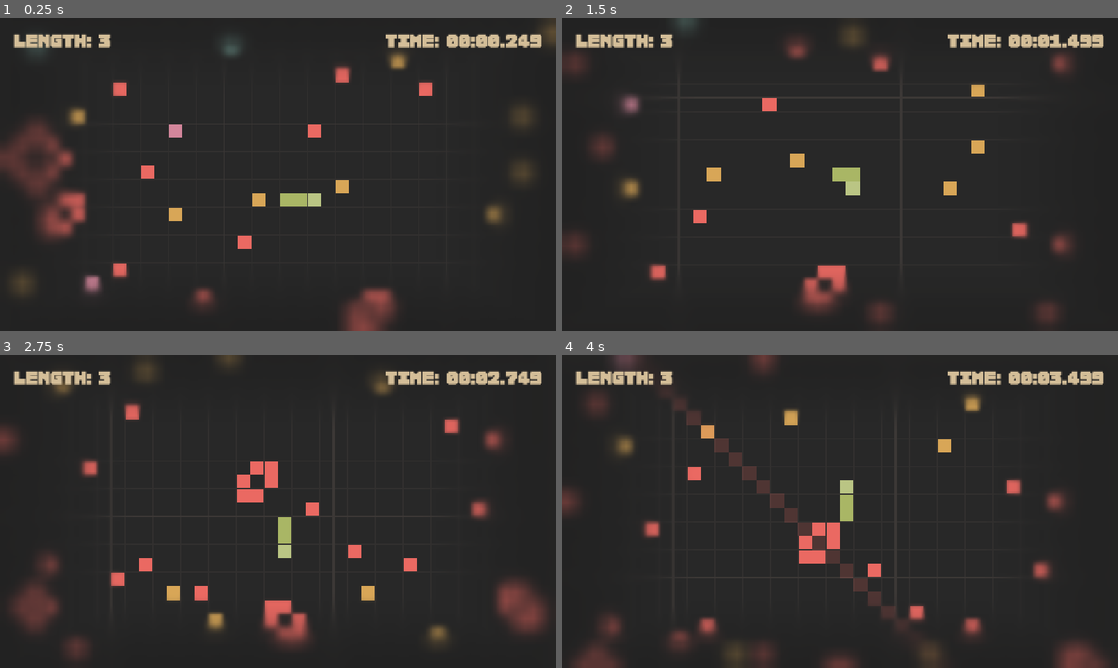
Above: before the commit, frames 1-4 (two rows, left to right).
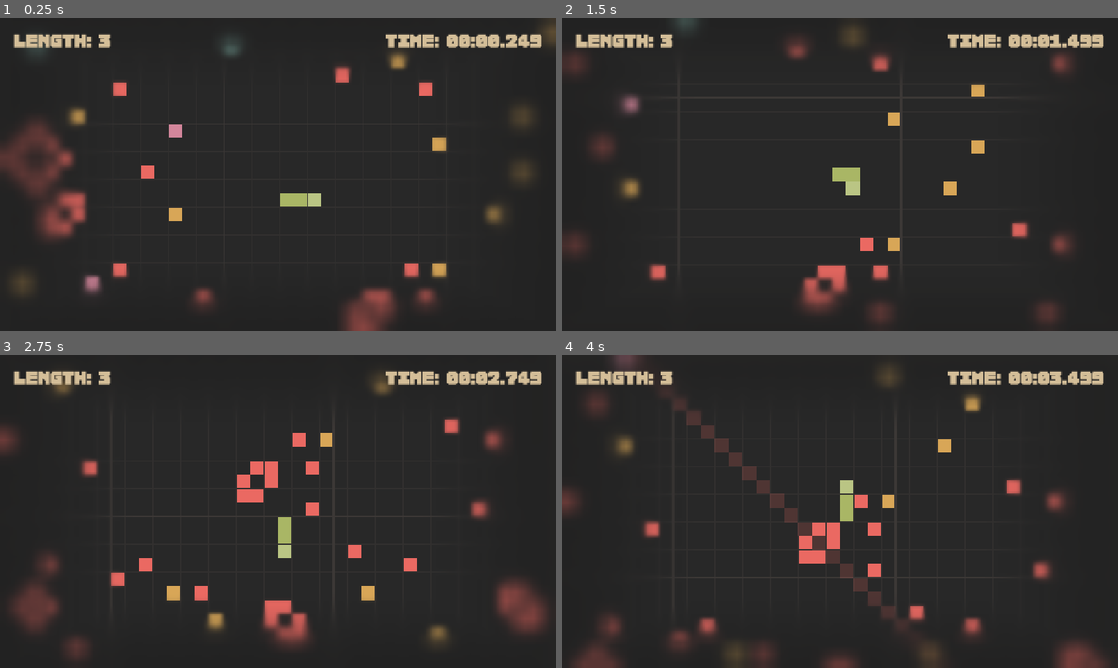
Above: after the commit, the same moments.

Repository: Shh37/Serbent
Game: Godot game, scene res://scenes/Main.tscn
Same seed, same stepped clock (60 frames per second), same inputs: the game is played once before the commit and once after it.
Inputs:
- Up to frame 1 (0.25 s): no input
- Up to frame 2 (1.5 s): tap Enter at 0.5 s; hold Right (ui_right) 0.53-1.28 s; hold Enter 0.53-1.28 s; tap Space at 0.77 s; hold Down (ui_down) from 1.28 s (still down); tap Keypad Enter at 1.35 s
- Up to frame 3 (2.75 s): tap Space at 1.52 s; release Down (ui_down) at 2.03 s; hold Right (ui_right) from 2.03 s (still down); hold Enter from 2.03 s (still down)
- Up to frame 4 (4 s): release Right (ui_right) at 2.78 s; release Enter at 2.78 s; hold Up (ui_up) 2.78-3.53 s; tap Keypad Enter at 2.85 s; tap Space at 3.02, 3.77 s; hold Left (ui_left) from 3.53 s (still down); hold Enter from 3.53 s (still down)

The runs differ from the first frame. In frame 1, 1.0% of the frame differs, in the area x 42-81%, y 34-93%; in frame 2, 0.9%; in frame 3, 0.7%; in frame 4, 1.0%, in the area x 22-61%, y 0-58%.

Commit message:
fix: ゲーム開始後に即死しないよう、半径8マスは生成されないように修正

Diff:
--- a/scripts/Chunk.gd
+++ b/scripts/Chunk.gd
@@ -35,6 +35,12 @@
 	queue_redraw()
 
 func is_pos_safe(pos: Vector2i, used_positions: Dictionary, min_dist: int) -> bool:
+	var global_pos = chunk_pos * GameConstants.CHUNK_SIZE + pos
+
+	# Prevent spawning near the starting position (safe zone)
+	if Vector2(global_pos).distance_to(Vector2(5, 5)) < 8.0:
+		return false
+
 	# Local check within current chunk generation
 	for dx in range(-min_dist, min_dist + 1):
 		for dy in range(-min_dist, min_dist + 1):
@@ -44,7 +50,6 @@
 	# Global check across other chunks
 	var world = get_parent()
 	if world:
-		var global_pos = chunk_pos * GameConstants.CHUNK_SIZE + pos
 		for dx in range(-min_dist, min_dist + 1):
 			for dy in range(-min_dist, min_dist + 1):
 				var check_global = global_pos + Vector2i(dx, dy)
